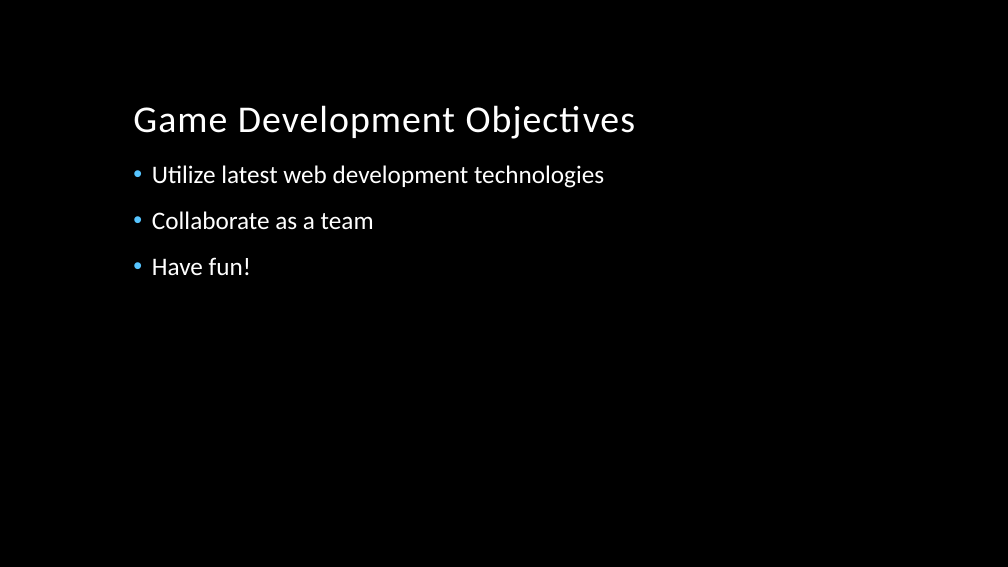
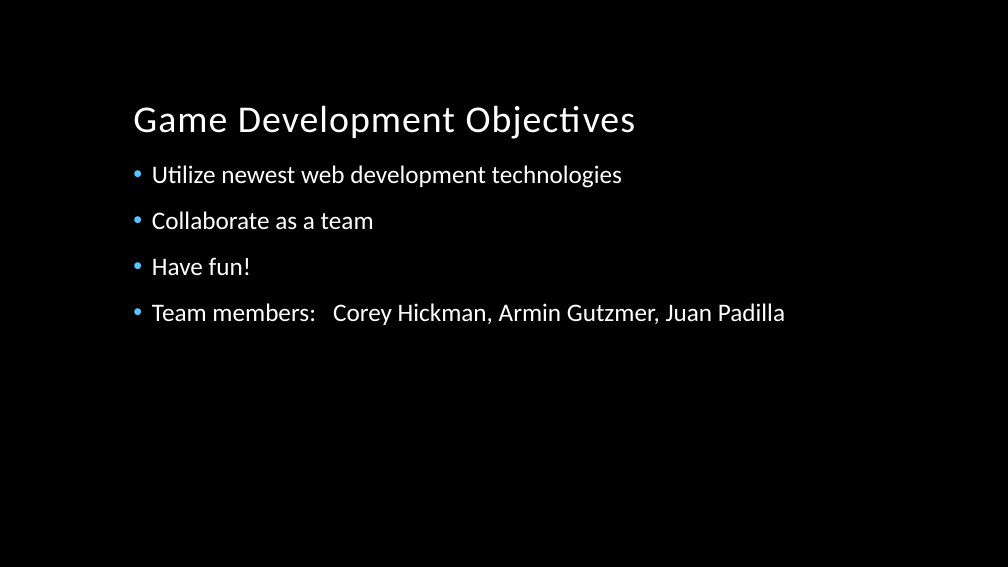
Before and after one commit to CoreyDH/Rangama, a slide deck: slide 2 of presentation/Anagram Presentation.pptx. Drawn at 1008x567 pixels with LibreOffice and Linux fonts; fonts in the diff are those of the drawing; background and template pictures are left out. Boxes give left, top, right and bottom in pixels: in the first picture for what was removed or moved away, otherwise in the second. Text is boxed around its words. In the diff, an @@ line names an element or a change of style, - is before the commit and + after.

```diff
--- a/presentation/Anagram Presentation.pptx
+++ b/presentation/Anagram Presentation.pptx
@@ text at (152,165,622,188): text changed @@
-• Utilize latest web development technologies
+• Utilize newest web development technologies
@@ text at (152,303,785,325): paragraph added @@
+• Team members: Corey Hickman, Armin Gutzmer, Juan Padilla
```
Also in this commit, not shown: 3 other slides changed, 2 other files.
